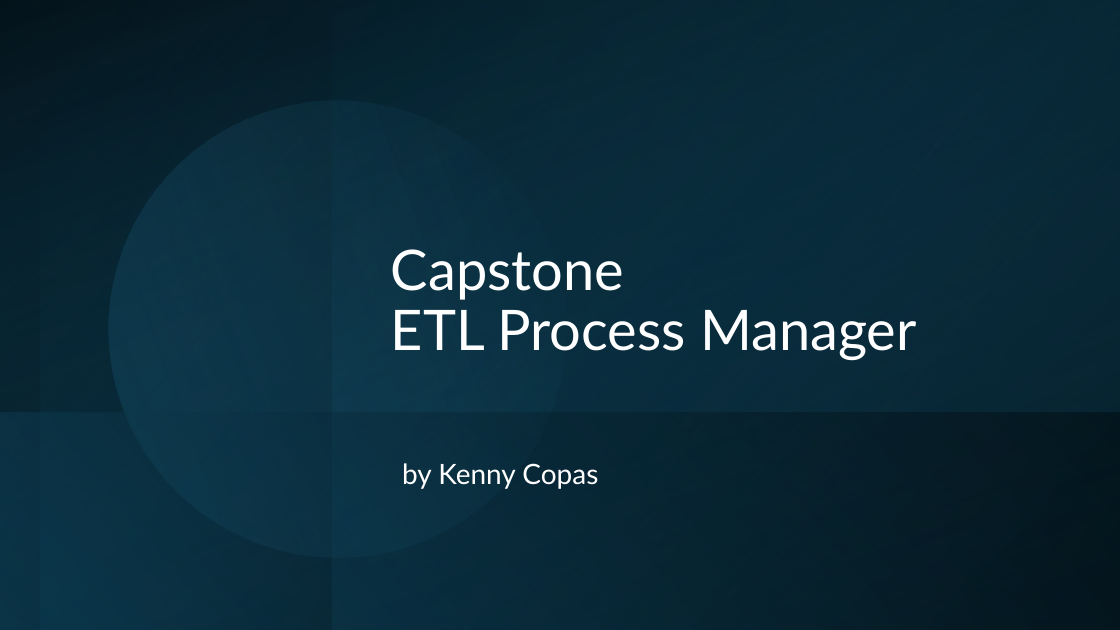
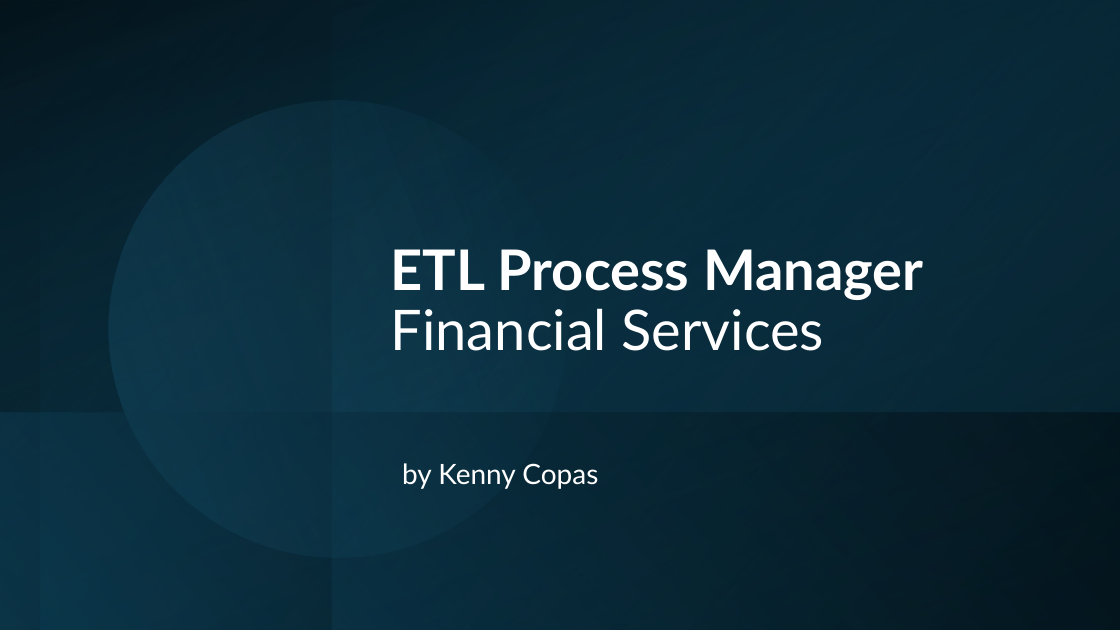
Before and after one commit to kencopas/Capstone, a slide deck: slide 1 of docs/Kenneth Copas - Capstone Presentation.pptx. Drawn at 1120x630 pixels with LibreOffice and Linux fonts; fonts in the diff are those of the drawing. Boxes give left, top, right and bottom in pixels: in the first picture for what was removed or moved away, otherwise in the second. Text is boxed around its words. In the diff, an @@ line names an element or a change of style, - is before the commit and + after.

Commit message:
Presentation Update

```diff
--- a/docs/Kenneth Copas - Capstone Presentation.pptx
+++ b/docs/Kenneth Copas - Capstone Presentation.pptx
@@ title at (391, 249, 923, 351): text changed; bold on @@
-Capstone
-ETL Process Manager
+ETL Process Manager
+Financial Services
```
